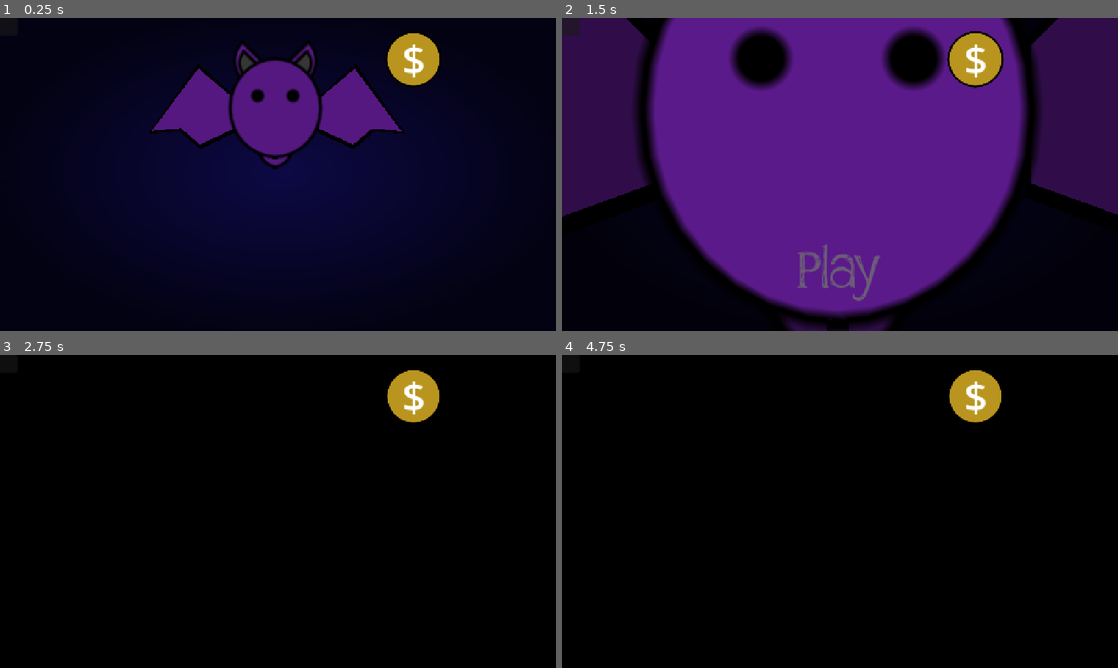
Above: before the commit, frames 1-4 (two rows, left to right).
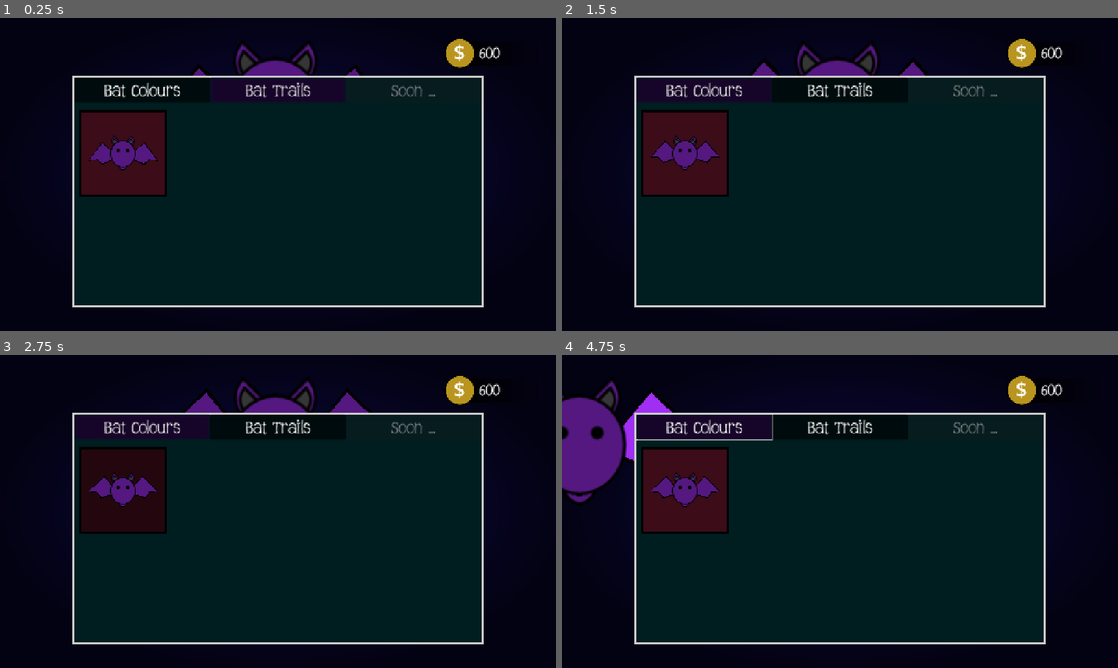
Above: after the commit, the same moments.

Repository: NileKnight1/flappy-bat
Game: Godot game, scene res://scenes/main_menu.tscn
The game is run twice, just before and just after one commit, with the same random seed, the same clock (stepped at 60 frames per second) and the same inputs. This scene is started directly instead of the project's main scene.
Inputs (mouse positions are in pixels of both pictures, inside the frame that each line leads up to):
- Up to frame 1 (0.25 s): no input
- Up to frame 2 (1.5 s): click (706, 89) at 0.5 s, where only the run after the commit has a clickable "Bat Colours"; click (840, 89) at 1.25 s, where only the run after the commit has a clickable "Bat Trails"
- Up to frame 3 (2.75 s): click (122, 489) at 2.02 s
- Up to frame 4 (4.75 s): tap Enter at 2.75 s; move the mouse to (840, 430) at 2.77 s; hold Right 2.78-4.28 s; tap Alt at 2.85, 4.35 s; click (840, 430) at 2.92 s; tap Space (jump) at 3.02, 3.77 s; move the mouse to (728, 527) at 3.52 s; tap Shift at 3.6 s; click (728, 527) at 3.67 s; move the mouse to (895, 442) at 4.27 s; hold Left from 4.28 s (still down); click (895, 442) at 4.42 s

The runs differ from the first frame. In frame 1, 36% of the frame differs, in the area x 13-90%, y 4-93%; in frame 2, 82%, in the area x 0-100%, y 0-100%; in frame 3, 65%; in frame 4, 69%.

Commit message:
made shop basic design for now, containers,etc

Diff:
--- /dev/null
+++ b/buttons_groups/shop_list.tres
@@ -0,0 +1,4 @@
+[gd_resource type="ButtonGroup" format=3 uid="uid://bkmpcn66qi3ea"]
+
+[resource]
+resource_name = "shop_list"
--- a/scenes/main_menu.tscn
+++ b/scenes/main_menu.tscn
@@ -1,8 +1,9 @@
 [gd_scene format=3 uid="uid://3ut4s52gcllo"]
 
 [ext_resource type="Script" uid="uid://bsajkr8w7bkl6" path="res://scripts/main_menu.gd" id="1_ekxnf"]
+[ext_resource type="PackedScene" uid="uid://4vjxjsmvw54v" path="res://scenes/bat.tscn" id="1_l6cm7"]
 [ext_resource type="FontFile" uid="uid://w7c4ufuutvj8" path="res://assets/Heylowitch-Regular.otf" id="2_ekxnf"]
-[ext_resource type="Script" uid="uid://c27nw0p25lebr" path="res://scripts/coin.gd" id="3_bqqt6"]
+[ext_resource type="ButtonGroup" uid="uid://bkmpcn66qi3ea" path="res://buttons_groups/shop_list.tres" id="3_wu84c"]
 
 [sub_resource type="StyleBoxFlat" id="StyleBoxFlat_vue75"]
 bg_color = Color(0.050980393, 0.03529412, 0.27058825, 1)
@@ -97,6 +98,26 @@
 [sub_resource type="StyleBoxFlat" id="StyleBoxFlat_ekxnf"]
 bg_color = Color(0, 0, 0, 1)
 
+[sub_resource type="StyleBoxFlat" id="StyleBoxFlat_ncv88"]
+bg_color = Color(0.6, 0, 0, 1)
+
+[sub_resource type="StyleBoxFlat" id="StyleBoxFlat_8jhjc"]
+bg_color = Color(0, 0.11450154, 0.12757239, 1)
+border_width_left = 5
+border_width_top = 5
+border_width_right = 5
+border_width_bottom = 5
+corner_detail = 5
+
+[sub_resource type="Gradient" id="Gradient_bqqt6"]
+colors = PackedColorArray(0, 0, 0, 1, 0.015686275, 0.007843138, 0.07450981, 1)
+
+[sub_resource type="GradientTexture2D" id="GradientTexture2D_rtw2f"]
+gradient = SubResource("Gradient_bqqt6")
+
+[sub_resource type="StyleBoxTexture" id="StyleBoxTexture_bqqt6"]
+texture = SubResource("GradientTexture2D_rtw2f")
+
 [sub_resource type="StyleBoxFlat" id="StyleBoxFlat_wu84c"]
 bg_color = Color(0.72386265, 0.58249575, 0.122853704, 1)
 border_width_left = 5
@@ -108,6 +129,38 @@
 corner_radius_top_right = 100
 corner_radius_bottom_right = 100
 corner_radius_bottom_left = 100
+
+[sub_resource type="StyleBoxFlat" id="StyleBoxFlat_bqqt6"]
+bg_color = Color(0.09194663, 0.0192, 0.16, 1)
+border_width_left = 4
+border_width_top = 4
+border_width_right = 4
+border_width_bottom = 4
+border_color = Color(0.045, 0.060750015, 0.15, 1)
+corner_radius_top_left = 1
+corner_radius_top_right = 1
+corner_radius_bottom_right = 1
+corner_radius_bottom_left = 1
+
+[sub_resource type="StyleBoxFlat" id="StyleBoxFlat_bekt7"]
+bg_color = Color(0.23539785, 0.046562456, 0.093890734, 1)
+border_width_left = 5
+border_width_top = 5
+border_width_right = 5
+border_width_bottom = 5
+border_color = Color(0, 0, 0, 1)
+
+[sub_resource type="StyleBoxEmpty" id="StyleBoxEmpty_bekt7"]
+
+[sub_resource type="StyleBoxFlat" id="StyleBoxFlat_nca3n"]
+bg_color = Color(0, 0, 0, 0.7607843)
+
+[sub_resource type="StyleBoxFlat" id="StyleBoxFlat_qarp1"]
+bg_color = Color(0, 0, 0, 0.39215687)
+
+[sub_resource type="StyleBoxEmpty" id="StyleBoxEmpty_hdxto"]
+
+[sub_resource type="StyleBoxEmpty" id="StyleBoxEmpty_3c02t"]
 
 [node name="main_menu" type="Node2D" unique_id=1559192162]
 modulate = Color(1, 1, 1, 0)
@@ -317,33 +370,146 @@
 
 [node name="shop" type="Node2D" parent="CanvasLayer" unique_id=493377670]
 
+[node name="Panel" type="Panel" parent="CanvasLayer/shop" unique_id=89901482]
+visible = false
+offset_left = 167.0
+offset_top = 48.0
+offset_right = 1113.0
+offset_bottom = 672.0
+theme_override_styles/panel = SubResource("StyleBoxFlat_ncv88")
+
+[node name="bg" type="Panel" parent="CanvasLayer/shop" unique_id=97229150]
+offset_left = 167.0
+offset_top = 132.0
+offset_right = 1113.0
+offset_bottom = 666.0
+theme_override_styles/panel = SubResource("StyleBoxFlat_8jhjc")
+
 [node name="coins" type="Node2D" parent="CanvasLayer/shop" unique_id=960971816]
+position = Vector2(425, 18)
+scale = Vector2(0.6656039, 0.6656039)
+
+[node name="Panel" type="Panel" parent="CanvasLayer/shop/coins" unique_id=811501121]
+offset_left = 961.0
+offset_top = 55.0
+offset_right = 1237.0
+offset_bottom = 138.0
+mouse_filter = 2
+theme_override_styles/panel = SubResource("StyleBoxTexture_bqqt6")
 
 [node name="coin" type="Node2D" parent="CanvasLayer/shop/coins" unique_id=1337364303]
 position = Vector2(924, 100)
-script = ExtResource("3_bqqt6")
 
 [node name="Panel" type="Panel" parent="CanvasLayer/shop/coins/coin" unique_id=919412787]
-offset_left = -37.0
-offset_top = -70.0
-offset_right = 93.0
-offset_bottom = 60.0
+offset_left = -26.0
+offset_top = -59.0
+offset_right = 82.0
+offset_bottom = 49.0
 theme_override_styles/panel = SubResource("StyleBoxFlat_wu84c")
 
 [node name="Label" type="Label" parent="CanvasLayer/shop/coins/coin" unique_id=762875840]
-offset_left = 2.0
-offset_top = -69.69231
-offset_right = 56.0
-offset_bottom = 59.307693
-theme_override_font_sizes/font_size = 94
+offset_top = -73.0
+offset_right = 54.0
+offset_bottom = 56.0
+theme_override_font_sizes/font_size = 69
 text = "$"
 horizontal_alignment = 1
 vertical_alignment = 1
 
-[node name="Panel" type="Panel" parent="CanvasLayer/shop/coins" unique_id=811501121]
-offset_right = 40.0
-offset_bottom = 40.0
-mouse_filter = 2
+[node name="Label" type="Label" parent="CanvasLayer/shop/coins" unique_id=604253618]
+offset_left = 1019.0
+offset_top = 57.0
+offset_right = 1218.0
+offset_bottom = 137.0
+theme_override_fonts/font = ExtResource("2_ekxnf")
+theme_override_font_sizes/font_size = 50
+text = "600"
+
+[node name="shop" type="VBoxContainer" parent="CanvasLayer/shop" unique_id=1257430443]
+custom_minimum_size = Vector2(500, 500)
+offset_left = 172.0
+offset_top = 137.0
+offset_right = 1108.0
+offset_bottom = 711.0
+theme_override_constants/separation = 16
+
+[node name="titles" type="HBoxContainer" parent="CanvasLayer/shop/shop" unique_id=155799824]
+layout_mode = 2
+theme_override_constants/separation = 0
+alignment = 1
+
+[node name="bat_colours" type="Button" parent="CanvasLayer/shop/shop/titles" unique_id=1191595269]
+custom_minimum_size = Vector2(110, 35)
+layout_mode = 2
+size_flags_horizontal = 3
+theme_override_fonts/font = ExtResource("2_ekxnf")
+theme_override_font_sizes/font_size = 35
+theme_override_styles/normal = SubResource("StyleBoxFlat_bqqt6")
+toggle_mode = true
+button_pressed = true
+button_group = ExtResource("3_wu84c")
+text = "Bat Colours"
+
+[node name="bat_colours2" type="Button" parent="CanvasLayer/shop/shop/titles" unique_id=1385414308]
+custom_minimum_size = Vector2(110, 35)
+layout_mode = 2
+size_flags_horizontal = 3
+theme_override_fonts/font = ExtResource("2_ekxnf")
+theme_override_font_sizes/font_size = 35
+theme_override_styles/normal = SubResource("StyleBoxFlat_bqqt6")
+toggle_mode = true
+button_group = ExtResource("3_wu84c")
+text = "Bat Trails"
+
+[node name="bat_colours3" type="Button" parent="CanvasLayer/shop/shop/titles" unique_id=451824359]
+custom_minimum_size = Vector2(110, 35)
+layout_mode = 2
+size_flags_horizontal = 3
+theme_override_fonts/font = ExtResource("2_ekxnf")
+theme_override_font_sizes/font_size = 35
+theme_override_styles/normal = SubResource("StyleBoxFlat_bqqt6")
+disabled = true
+toggle_mode = true
+button_group = ExtResource("3_wu84c")
+text = "Soon ..."
+
+[node name="content" type="ScrollContainer" parent="CanvasLayer/shop/shop" unique_id=891890222]
+custom_minimum_size = Vector2(500, 500)
+layout_mode = 2
+
+[node name="VFlowContainer" type="VFlowContainer" parent="CanvasLayer/shop/shop/content" unique_id=902645159]
+custom_minimum_size = Vector2(0, 420)
+layout_mode = 2
+theme_override_constants/h_separation = 10
+theme_override_constants/v_separation = 10
+accessibility_region = true
+
+[node name="Control" type="Control" parent="CanvasLayer/shop/shop/content/VFlowContainer" unique_id=170949668]
+custom_minimum_size = Vector2(200, 200)
+layout_mode = 2
+
+[node name="Panel" type="Panel" parent="CanvasLayer/shop/shop/content/VFlowContainer/Control" unique_id=1205567464]
+custom_minimum_size = Vector2(200, 200)
+layout_mode = 0
+offset_left = 11.0
+offset_right = 211.0
+offset_bottom = 200.0
+theme_override_styles/panel = SubResource("StyleBoxFlat_bekt7")
+
+[node name="Button" type="Button" parent="CanvasLayer/shop/shop/content/VFlowContainer/Control" unique_id=1478244169]
+layout_mode = 0
+offset_left = 16.0
+offset_top = 5.0
+offset_right = 206.0
+offset_bottom = 195.0
+theme_override_styles/normal = SubResource("StyleBoxEmpty_bekt7")
+theme_override_styles/pressed = SubResource("StyleBoxFlat_nca3n")
+theme_override_styles/hover = SubResource("StyleBoxFlat_qarp1")
+theme_override_styles/disabled = SubResource("StyleBoxEmpty_hdxto")
+theme_override_styles/focus = SubResource("StyleBoxEmpty_3c02t")
+
+[node name="bat" parent="CanvasLayer/shop/shop/content/VFlowContainer/Control" unique_id=1078022397 instance=ExtResource("1_l6cm7")]
+position = Vector2(111, 101)
 
 [connection signal="timeout" from="CanvasLayer/bat/eyes" to="." method="_on_eyes_timeout"]
 [connection signal="input_event" from="CanvasLayer/bat/left" to="." method="_on_left_input_event"]
